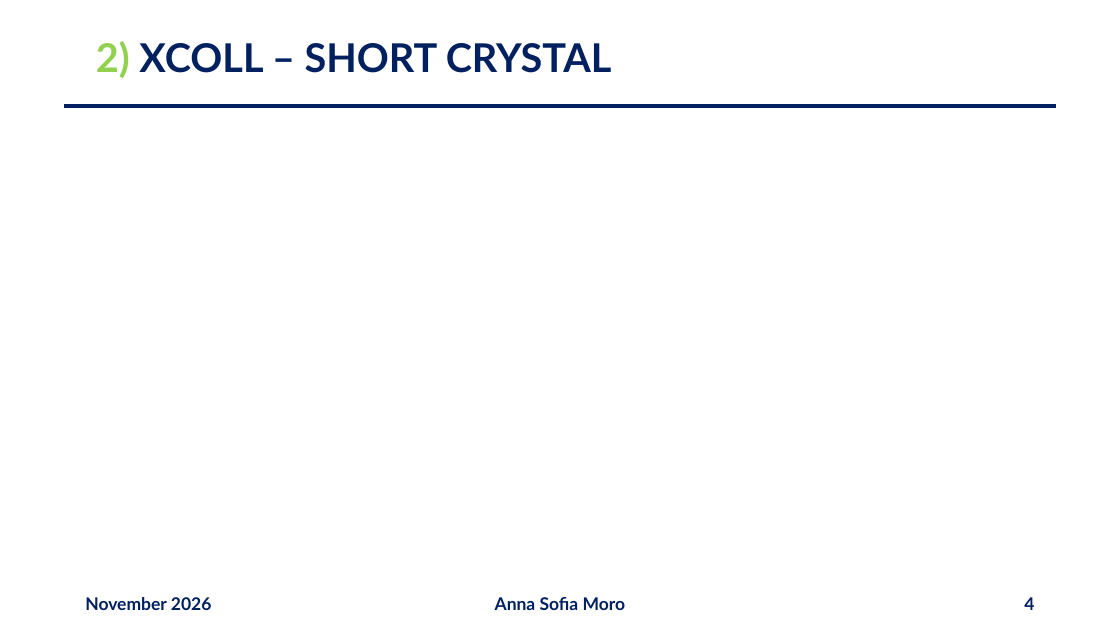
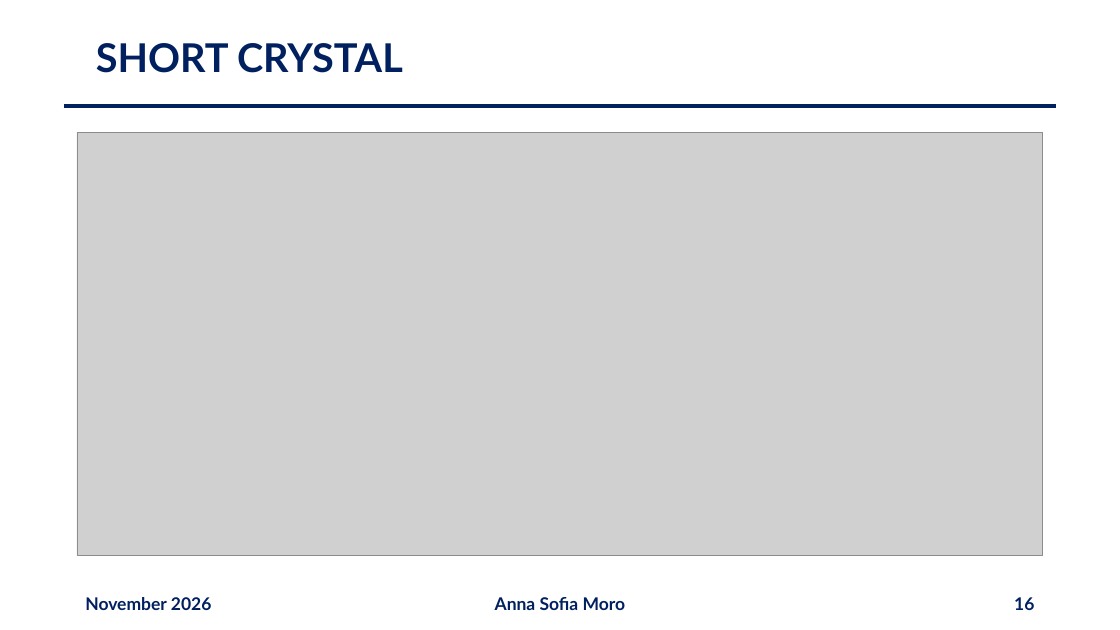
Before and after one commit to annaasofia/tesi, a slide deck: slide 16 of slides/week18.pptx (slide 4 before the commit). Drawn at 1120x630 pixels with LibreOffice and Linux fonts; fonts in the diff are those of the drawing; grey boxes stand for pictures. Boxes give left, top, right and bottom in pixels: in the first picture for what was removed or moved away, otherwise in the second. Text is boxed around its words. In the diff, an @@ line names an element or a change of style, - is before the commit and + after.

```diff
--- a/slides/week18.pptx
+++ b/slides/week18.pptx
@@ title at box(96, 43, 403, 73): text changed @@
-2) XCOLL – SHORT CRYSTAL
+SHORT CRYSTAL
@@ picture added at box(77, 133, 1044, 556) @@
@@ page number at box(1014, 597, 1034, 610): text changed @@
-4
+16
```
Also in this commit, not shown: 4 other slides changed, 8 slides added, 1 other file.
